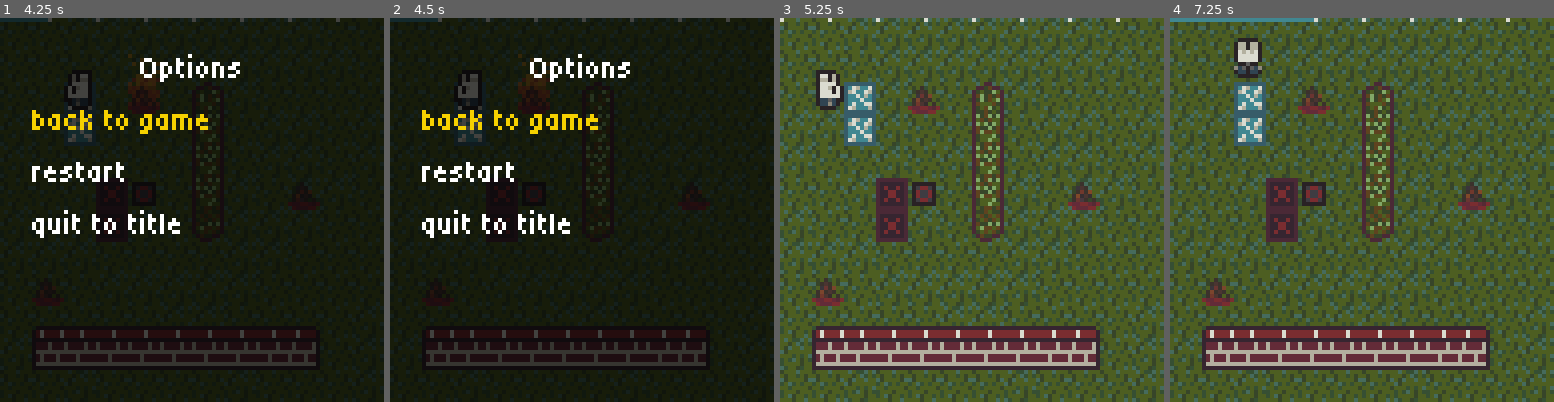
Above: before the commit, frames 1-4 (left to right).
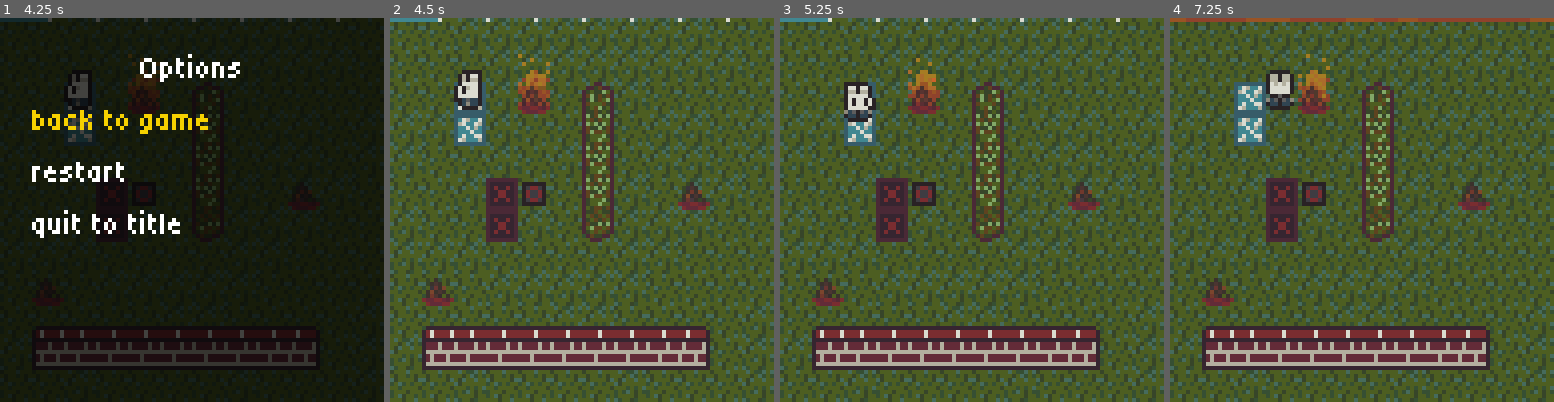
Above: after the commit, the same moments.

Repository: Someone68/cozyfall
Game: Godot game, scene res://scenes/main_menu.tscn
Same seed, same stepped clock (60 frames per second), same inputs: the game is played once before the commit and once after it.
Inputs:
- Up to frame 1 (4.25 s): tap Enter (ui_accept) at 0.5, 0.77, 1.25, 1.52, 2, 2.75, 3.02, 3.77 s; hold Right (ui_right) 0.53-1.28 s; tap Z (tunnel) every 0.75 s from 0.6 to 3.6 s; hold Down (ui_down) 1.28-2.03 s; hold Right (ui_right) 2.03-2.78 s; hold Up (ui_up) 2.78-3.53 s; hold Left (ui_left) from 3.53 s (still down); tap Escape (ui_close_dialog) at 4.15 s
- Up to frame 2 (4.5 s): keep holding Left (ui_left); tap Z (tunnel) at 4.35 s
- Up to frame 3 (5.25 s): tap Enter (ui_accept) at 4.52 s; release Left (ui_left) at 5.03 s; hold Down (ui_down) from 5.03 s (still down); tap Z (tunnel) at 5.1 s
- Up to frame 4 (7.25 s): release Down (ui_down) at 5.78 s; hold Right (ui_right) 5.78-6.53 s; tap Z (tunnel) at 5.85, 6.6 s; tap Enter (ui_accept) at 6.02, 6.77 s; hold Up (ui_up) from 6.53 s (still down)

Frame 1 is identical in both runs. In frame 2, 100% of the frame differs, in the area x 0-100%, y 0-100%; in frame 3, 1.8%; in frame 4, 2.9%.

Commit message:
fix broken escape screen

Diff:
--- a/scenes/escape_screen.gd
+++ b/scenes/escape_screen.gd
@@ -9,7 +9,7 @@
 	get_tree().paused = false
 	match item.name:
 		"BackToGame":
-			get_tree().paused = false
+			queue_free()
 		"Restart":
 			get_tree().reload_current_scene()
 		"Quit":
--- a/scripts/level.gd
+++ b/scripts/level.gd
@@ -16,7 +16,7 @@
 var on_bonfire := false
 
 func _unhandled_input(event: InputEvent) -> void:
-	if event.is_action_pressed("ui_close_dialog") and !has_node("EscapeScreen"):
+	if event.is_action_pressed("ui_close_dialog") and !has_node("EscapeScreen") and !has_node("DeathScreen"):
 		var loaded_escape_screen = ESCAPE_SCREEN.instantiate()
 		add_child(loaded_escape_screen)
 		get_tree().paused = true
